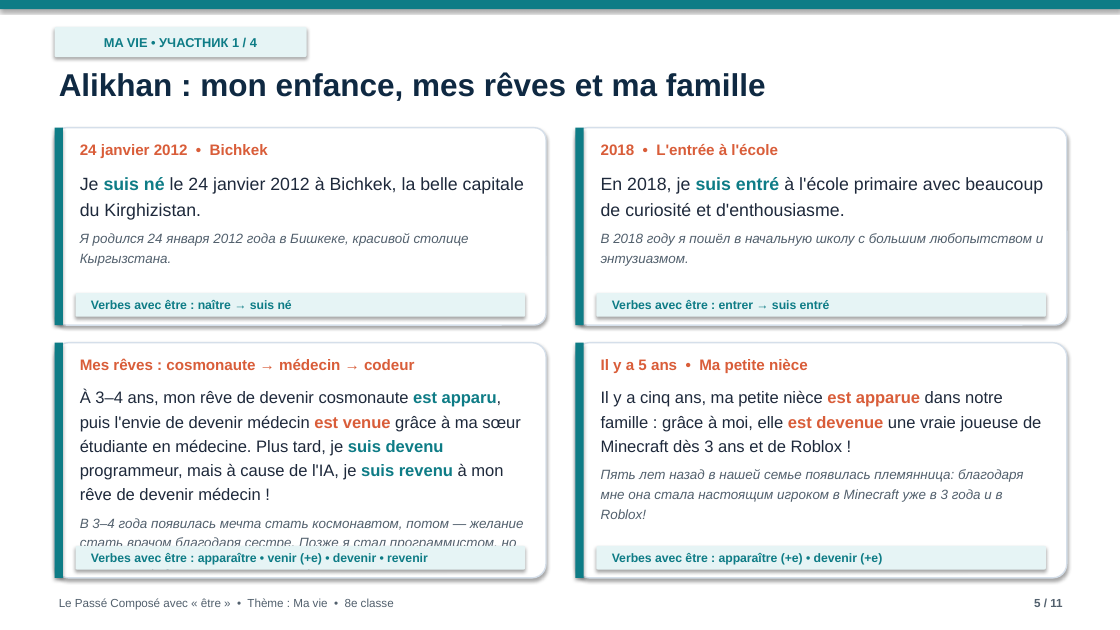
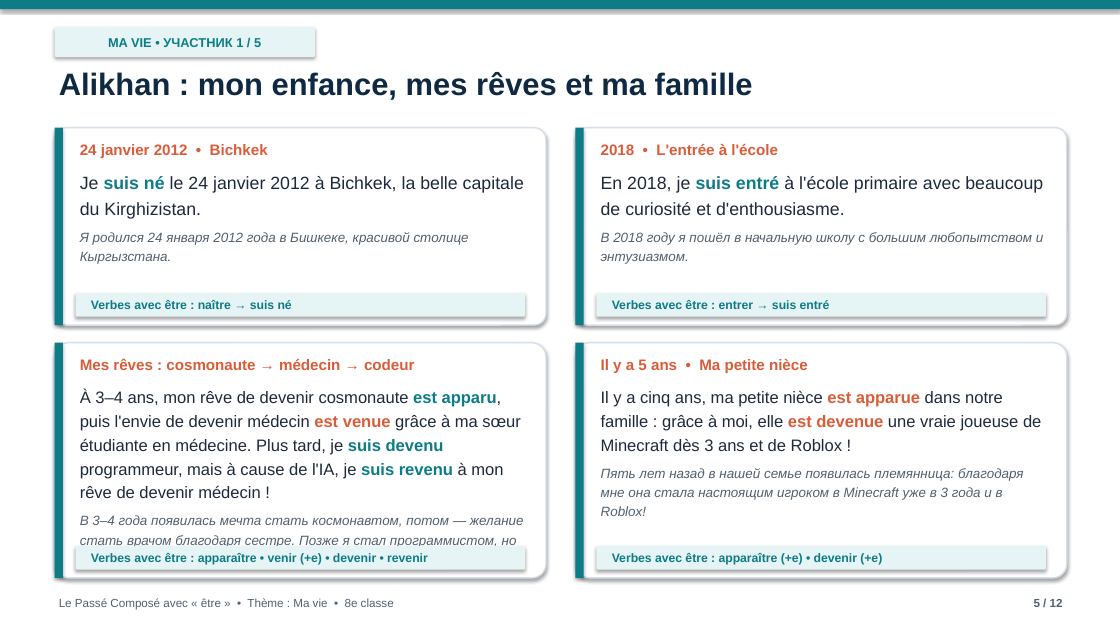
Before and after one commit to graz1p777dev/ma-vie-presentation, a slide deck: slide 5 of Ma_vie_Passe_Compose.pptx. Drawn at 1120x630 pixels with LibreOffice and Linux fonts; fonts in the diff are those of the drawing; background and template pictures are left out. Boxes give left, top, right and bottom in pixels: in the first picture for what was removed or moved away, otherwise in the second. Text is boxed around its words. In the diff, an @@ line names an element or a change of style, - is before the commit and + after.

```diff
--- a/Ma_vie_Passe_Compose.pptx
+++ b/Ma_vie_Passe_Compose.pptx
@@ rounded rectangle "MA VIE • УЧАСТНИК 1 ...": place and size @@
-rounded rectangle "MA VIE • УЧАСТНИК 1 ..." at [55,27,307,57]
+rounded rectangle "MA VIE • УЧАСТНИК 1 ..." at [55,27,315,57]
@@ text in rounded rectangle at [108,38,261,47]: text changed @@
-MA VIE • УЧАСТНИК 1 / 4
+MA VIE • УЧАСТНИК 1 / 5
@@ text "Alikhan : mon enfance, mes ..." at [59,72,753,100]: size 27 to 26.5 pt @@
@@ line spacing 1.22 to 1.2 in 4 elements at [80,176,524,264], [601,176,1043,264], [80,390,524,565], [601,390,1041,516] @@
@@ text at [1034,599,1063,607]: text changed @@
-5 / 11
+5 / 12
```
Also in this commit, not shown: 8 other slides changed, 3 slides added, 2 slides removed, 1 other file.
